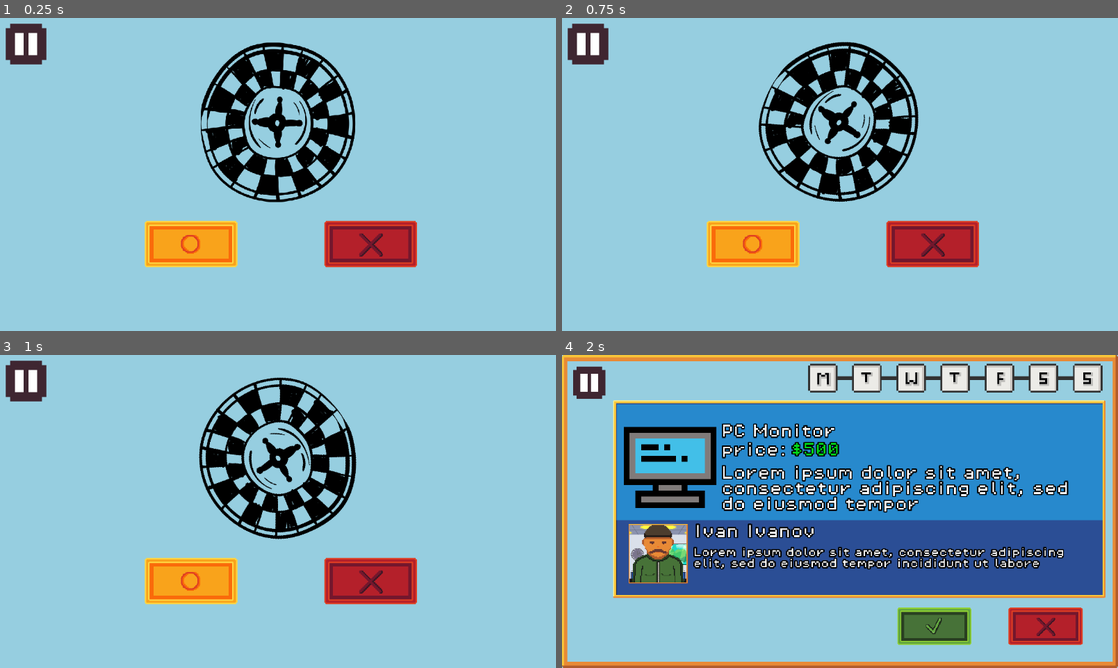
Above: before the commit, frames 1-4 (two rows, left to right).
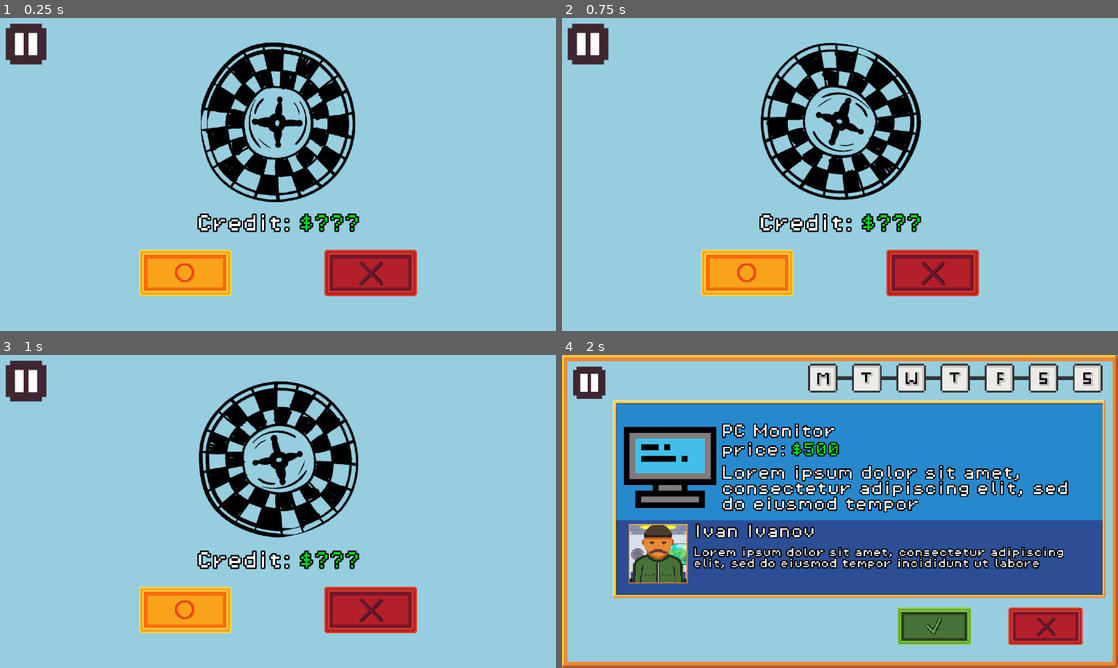
Above: after the commit, the same moments.

Repository: MartinR260/HackTUES11KVK
Game: Godot game, scene res://CreditMenu.tscn
Same seed, same stepped clock (60 frames per second), same inputs: the game is played once before the commit and once after it. This scene is started directly instead of the project's main scene. Sound files missing from this copy of the repository are replaced by a short silence.
Inputs (mouse positions are in pixels of both pictures, inside the frame that each line leads up to; where the layout moved, square brackets give the same spot in the first picture):
- Up to frame 1 (0.25 s): no input
- Up to frame 2 (0.75 s): click (745, 271) [751, 243] at 0.5 s
- Up to frame 3 (1 s): no input
- Up to frame 4 (2 s): click (934, 608) [934, 580] at 1.25 s

The runs differ from the first frame. In frame 1, 8.3% of the frame differs, in the area x 25-75%, y 62-89%; in frame 2, 15%; in frame 3, 16%, in the area x 25-75%, y 7-89%; in frame 4, nothing differs.
Error in both runs: Invalid access to property or key 'money' on a base object of type 'Nil'. (res://MainLoop.gd:50)

Commit message:
Finished Credit Menu

Diff:
--- a/hacktues11/CreditMenu.gd
+++ b/hacktues11/CreditMenu.gd
@@ -1,12 +1,24 @@
 extends Node2D
+@onready var wheel = $TextureRect
+@onready var money_won = $CreditAmount
+var vurti = 0
+var finish = false
 
-@onready var spin_anim = $AnimationPlayer
+func _process(delta: float) -> void:
+	if vurti > 1:
+		wheel.rotation_degrees += vurti*0.01
+		vurti -= 1
+	if vurti == 1:
+		finish = true
+		vurti = 0
+
+	if finish:
+		money_won.text = "$" + str(randi_range(0,500))
+		finish = false
 
 
 func _on_spin_button_button_up() -> void:
-	spin_anim.play("spin")
-	await spin_anim.animation_finished
-
+	vurti = 1000
 
 
 func _on_leave_button_button_up() -> void:
--- a/hacktues11/CreditMenu.tscn
+++ b/hacktues11/CreditMenu.tscn
@@ -6,42 +6,7 @@
 [ext_resource type="Texture2D" uid="uid://dfrjuximsgnhn" path="res://assets/red button.png" id="3_bbn7m"]
 [ext_resource type="Texture2D" uid="uid://b6i6wqvl7ifs6" path="res://assets/red_button_press.png" id="4_kmcdu"]
 [ext_resource type="Texture2D" uid="uid://cqgfornebtf67" path="res://assets/wheel.png" id="5_l8crg"]
-
-[sub_resource type="Animation" id="Animation_kmcdu"]
-length = 0.001
-tracks/0/type = "value"
-tracks/0/imported = false
-tracks/0/enabled = true
-tracks/0/path = NodePath("TextureRect:rotation")
-tracks/0/interp = 1
-tracks/0/loop_wrap = true
-tracks/0/keys = {
-"times": PackedFloat32Array(0),
-"transitions": PackedFloat32Array(1),
-"update": 0,
-"values": [0.0]
-}
-
-[sub_resource type="Animation" id="Animation_bbn7m"]
-resource_name = "spin"
-tracks/0/type = "value"
-tracks/0/imported = false
-tracks/0/enabled = true
-tracks/0/path = NodePath("TextureRect:rotation")
-tracks/0/interp = 2
-tracks/0/loop_wrap = true
-tracks/0/keys = {
-"times": PackedFloat32Array(0, 0.5, 1),
-"transitions": PackedFloat32Array(1, 1, 1),
-"update": 0,
-"values": [0.0, 3.14159, 6.28319]
-}
-
-[sub_resource type="AnimationLibrary" id="AnimationLibrary_l8crg"]
-_data = {
-&"RESET": SubResource("Animation_kmcdu"),
-&"spin": SubResource("Animation_bbn7m")
-}
+[ext_resource type="FontFile" uid="uid://dcdwrx3jwgat" path="res://assets/fonts/PixelOperator8.ttf" id="7_l8crg"]
 
 [node name="CreditMenu" type="Node2D"]
 script = ExtResource("1_kmcdu")
@@ -58,17 +23,17 @@
 zoom = Vector2(1.5, 1.5)
 
 [node name="SpinButton" type="TextureButton" parent="."]
-offset_left = -184.0
-offset_top = 64.0
-offset_right = -56.0
-offset_bottom = 128.0
+offset_left = -192.0
+offset_top = 104.0
+offset_right = -64.0
+offset_bottom = 168.0
 texture_normal = ExtResource("1_nsuqd")
 
 [node name="LeaveButton" type="TextureButton" parent="."]
 offset_left = 64.0
-offset_top = 64.0
+offset_top = 104.0
 offset_right = 192.0
-offset_bottom = 128.0
+offset_bottom = 168.0
 texture_normal = ExtResource("3_bbn7m")
 texture_pressed = ExtResource("4_kmcdu")
 
@@ -82,11 +47,6 @@
 expand_mode = 1
 stretch_mode = 4
 
-[node name="AnimationPlayer" type="AnimationPlayer" parent="."]
-libraries = {
-&"": SubResource("AnimationLibrary_l8crg")
-}
-
 [node name="PauseButton" parent="." instance=ExtResource("1_xy84p")]
 z_index = 1
 anchors_preset = 0
@@ -97,5 +57,26 @@
 size_flags_horizontal = 0
 size_flags_vertical = 0
 
+[node name="creditLabel" type="Label" parent="."]
+offset_left = -112.0
+offset_top = 56.0
+offset_right = 32.0
+offset_bottom = 80.0
+theme_override_constants/outline_size = 8
+theme_override_fonts/font = ExtResource("7_l8crg")
+theme_override_font_sizes/font_size = 24
+text = "Credit: "
+
+[node name="CreditAmount" type="Label" parent="."]
+offset_left = 29.0
+offset_top = 56.0
+offset_right = 113.0
+offset_bottom = 80.0
+theme_override_colors/font_color = Color(0, 0.85, 0.0991668, 1)
+theme_override_constants/outline_size = 8
+theme_override_fonts/font = ExtResource("7_l8crg")
+theme_override_font_sizes/font_size = 24
+text = "$???"
+
 [connection signal="button_up" from="SpinButton" to="." method="_on_spin_button_button_up"]
 [connection signal="button_up" from="LeaveButton" to="." method="_on_leave_button_button_up"]
--- a/hacktues11/LoseMenu.tscn
+++ b/hacktues11/LoseMenu.tscn
@@ -2,6 +2,14 @@
 
 [node name="LoseMenu" type="Node2D"]
 
-[node name="TextureRect" type="TextureRect" parent="."]
-offset_right = 40.0
-offset_bottom = 40.0
+[node name="ColorRect" type="ColorRect" parent="."]
+z_index = -1
+offset_left = -1008.0
+offset_top = -768.0
+offset_right = 1157.0
+offset_bottom = 770.0
+color = Color(0.588235, 0.807843, 0.878431, 1)
+
+[node name="Button" type="Button" parent="."]
+offset_right = 8.0
+offset_bottom = 8.0
Not shown: 1 places in hacktues11/CreditMenu.tscn that only renumber resources
Not shown: 1 places in hacktues11/MainMenu.tscn that only renumber resources
Not shown: 1 places in hacktues11/picktrademenu.tscn that only renumber resources
